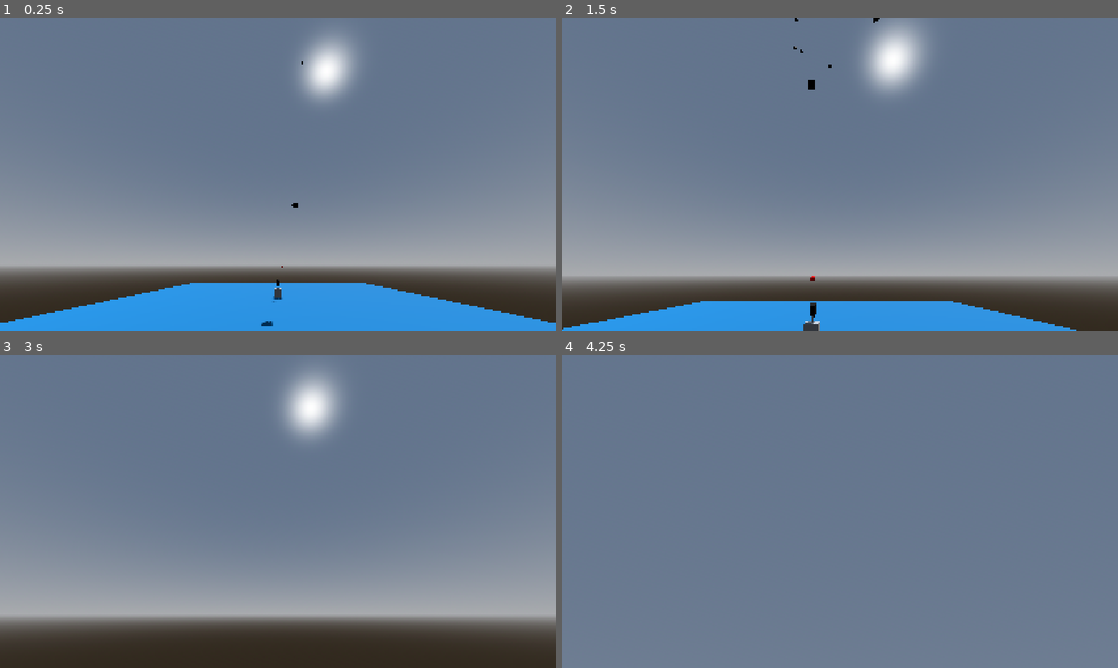
Above: before the commit, frames 1-4 (two rows, left to right).
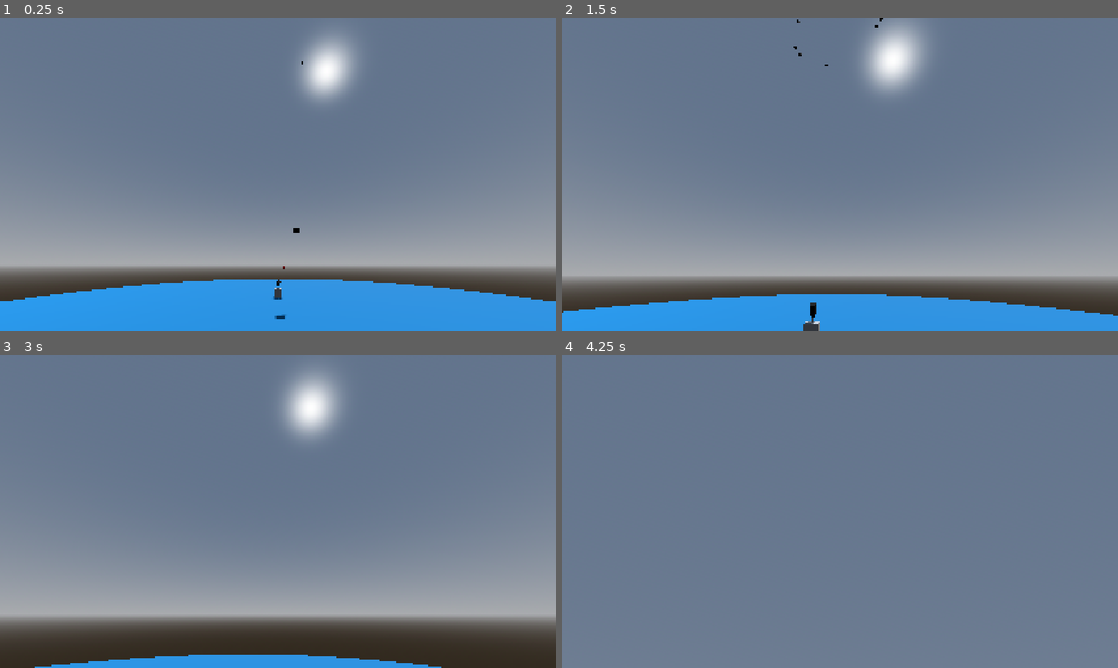
Above: after the commit, the same moments.

Repository: BilgiPasa/3d-gun-turret
Game: Godot game, scene res://Scenes/main_scene.tscn
Two runs of this game, one before a commit and one after it. Both use one fixed random seed, a clock stepped at 60 frames per second and the inputs below.
Inputs (mouse positions are in pixels of both pictures, inside the frame that each line leads up to):
- Up to frame 1 (0.25 s): no input
- Up to frame 2 (1.5 s): move the mouse to (867, 174) at 0.52 s; hold C (camera_zoom) 0.53-1.28 s; hold W (move_forward) from 0.53 s (still down); tap Enter at 1.25 s; move the mouse to (812, 174) at 1.27 s; tap R (run) at 1.35 s
- Up to frame 3 (3 s): keep holding W (move_forward); move the mouse to (289, 505) at 2.02 s; hold C (camera_zoom) 2.03-2.78 s; tap Space (move_up) at 2.75 s; move the mouse to (272, 517) at 2.77 s; tap R (run) at 2.85 s
- Up to frame 4 (4.25 s): keep holding W (move_forward); move the mouse to (878, 514) at 3.52 s; hold C (camera_zoom) from 3.53 s (still down)

The runs differ from the first frame. In frame 1, 3.2% of the frame differs, in the area x 0-100%, y 59-99%; in frame 2, 2.9%; in frame 3, 2.1%; in frame 4, nothing differs.

Commit message:
Reduce BULLET_REACH_TIME in gun_turret.gd, Reduce retarget timer wait times in enemy scripts, Increase SPEED_RANGE in movable_enemy_spawner.gd, Make the target find area bigger, Change the ground from box to cylinder, Update to version 0.2.1

Diff:
--- a/Scenes/gun_turret.tscn
+++ b/Scenes/gun_turret.tscn
@@ -20,7 +20,7 @@
 size = Vector3(0.6, 0.6, 1)
 
 [sub_resource type="SphereShape3D" id="SphereShape3D_5s483"]
-radius = 45.0
+radius = 50.0
 
 [sub_resource type="BoxShape3D" id="BoxShape3D_r07tb"]
 size = Vector3(1.3, 1.3, 1.3)
--- a/Scenes/main_scene.tscn
+++ b/Scenes/main_scene.tscn
@@ -21,16 +21,19 @@
 sky = SubResource("Sky_huasi")
 glow_enabled = true
 
-[sub_resource type="StandardMaterial3D" id="StandardMaterial3D_r07tb"]
+[sub_resource type="StandardMaterial3D" id="StandardMaterial3D_76v2p"]
 albedo_texture = ExtResource("4_huasi")
 uv1_triplanar = true
 
-[sub_resource type="BoxMesh" id="BoxMesh_5s483"]
-material = SubResource("StandardMaterial3D_r07tb")
-size = Vector3(63, 0.2, 63)
+[sub_resource type="CylinderMesh" id="CylinderMesh_mai8y"]
+material = SubResource("StandardMaterial3D_76v2p")
+top_radius = 50.0
+bottom_radius = 50.0
+height = 0.3
 
-[sub_resource type="BoxShape3D" id="BoxShape3D_5s483"]
-size = Vector3(63, 0.2, 63)
+[sub_resource type="CylinderShape3D" id="CylinderShape3D_drdnd"]
+height = 0.3
+radius = 50.0
 
 [node name="MainScene" type="Node3D" unique_id=1701792309]
 script = ExtResource("1_52fb6")
@@ -48,15 +51,15 @@
 [node name="GunTurret" parent="." unique_id=1923260398 instance=ExtResource("2_iacmt")]
 
 [node name="GroundArea" type="Area3D" parent="." unique_id=272544437]
-transform = Transform3D(1, 0, 0, 0, 1, 0, 0, 0, 1, 0, -0.85, 0)
+transform = Transform3D(1, 0, 0, 0, 1, 0, 0, 0, 1, 0, -0.9, 0)
 collision_layer = 0
 collision_mask = 8
 
 [node name="MeshInstance3D" type="MeshInstance3D" parent="GroundArea" unique_id=1581159624]
-mesh = SubResource("BoxMesh_5s483")
+mesh = SubResource("CylinderMesh_mai8y")
 
 [node name="CollisionShape3D" type="CollisionShape3D" parent="GroundArea" unique_id=1718899419]
-shape = SubResource("BoxShape3D_5s483")
+shape = SubResource("CylinderShape3D_drdnd")
 
 [node name="MovableEnemySpawner" type="Node3D" parent="." unique_id=1815563983]
 transform = Transform3D(1, 0, 0, 0, 1, 0, 0, 0, 1, 0, 75, 0)
@@ -65,7 +68,7 @@
 [node name="SpawnTimer" type="Timer" parent="MovableEnemySpawner" unique_id=1078051425]
 
 [node name="StaticEnemySpawner" type="Node3D" parent="." unique_id=755032629]
-transform = Transform3D(1, 0, 0, 0, 1, 0, 0, 0, 1, 0, 30, 0)
+transform = Transform3D(1, 0, 0, 0, 1, 0, 0, 0, 1, 0, 25, 0)
 script = ExtResource("7_huasi")
 
 [node name="SpawnTimer" type="Timer" parent="StaticEnemySpawner" unique_id=147207935]
--- a/Scripts/gun_turret.gd
+++ b/Scripts/gun_turret.gd
@@ -2,7 +2,7 @@
 extends StaticBody3D
 
 # Shoot Bullet Variables
-const BULLET_REACH_TIME: float = 0.15
+const BULLET_REACH_TIME: float = 0.1
 const SHOOT_TIMER_WAIT_TIME: float = 0.05
 const BULLET_SCENE = preload("res://Scenes/bullet.tscn")
 var gravity_amount: float = ProjectSettings.get_setting("physics/3d/default_gravity")
--- a/Scripts/movable_enemy.gd
+++ b/Scripts/movable_enemy.gd
@@ -9,7 +9,7 @@
 	continuous_cd = true
 	contact_monitor = true
 	max_contacts_reported = 1
-	retarget_timer.wait_time = 0.3
+	retarget_timer.wait_time = 0.2
 
 func _physics_process(_delta: float) -> void:
 	if position.y < -5:
--- a/Scripts/movable_enemy_spawner.gd
+++ b/Scripts/movable_enemy_spawner.gd
@@ -2,7 +2,7 @@
 
 @onready var spawn_timer: Timer = $SpawnTimer
 const SPAWN_X_AND_Z_RANGE: int = 15
-const SPEED_RANGE: int = 6
+const SPEED_RANGE: float = 7.5
 const SPAWN_TIME: float = 0.15
 const MOVABLE_ENEMY_SCENE = preload("res://Scenes/movable_enemy.tscn")
 
--- a/Scripts/static_enemy.gd
+++ b/Scripts/static_enemy.gd
@@ -11,7 +11,7 @@
 	max_contacts_reported = 1
 	freeze = true
 	freeze_mode = RigidBody3D.FREEZE_MODE_KINEMATIC
-	retarget_timer.wait_time = 0.3
+	retarget_timer.wait_time = 0.2
 
 func _on_body_entered(body: Node) -> void:
 	body.queue_free.call_deferred()
--- a/project.godot
+++ b/project.godot
@@ -11,7 +11,7 @@
 [application]
 
 config/name="3d-gun-turret"
-config/version="0.2"
+config/version="0.2.1"
 run/main_scene="uid://5skw733cpprs"
 config/features=PackedStringArray("4.7", "Forward Plus")
 config/icon="res://icon.svg"
